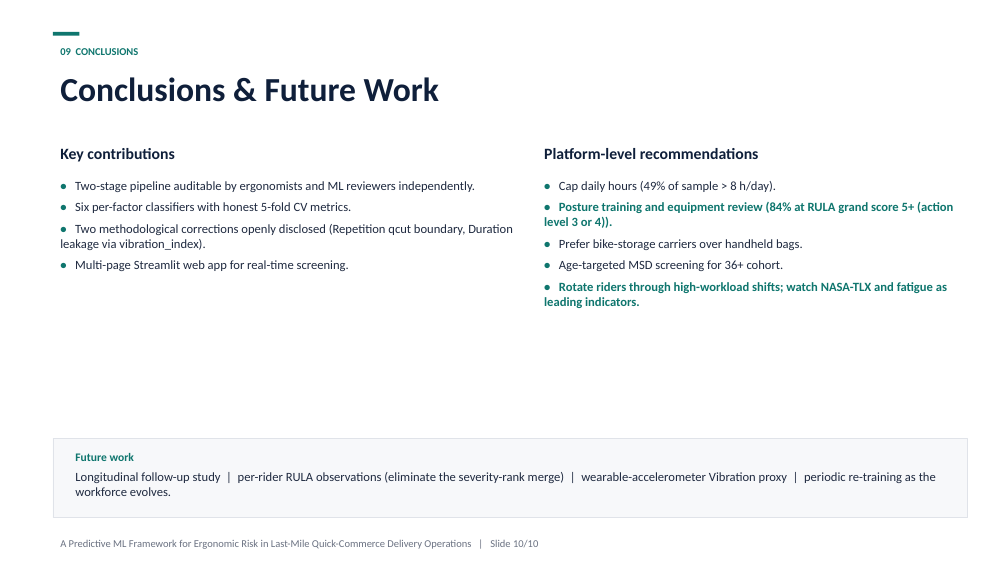
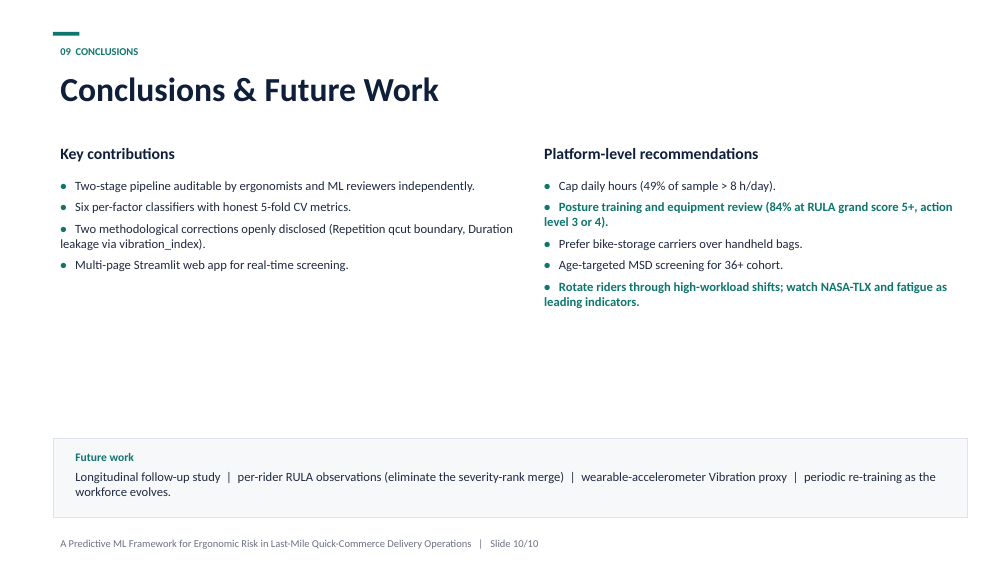
Before and after one commit to AilaVishnu/ergonomic-risk-factor-prediction, a slide deck: slide 10 of deck/Review_Presentation.pptx. Drawn at 1008x567 pixels with LibreOffice and Linux fonts; fonts in the diff are those of the drawing. Boxes give left, top, right and bottom in pixels: in the first picture for what was removed or moved away, otherwise in the second. Text is boxed around its words. In the diff, an @@ line names an element or a change of style, - is before the commit and + after.

```diff
--- a/deck/Review_Presentation.pptx
+++ b/deck/Review_Presentation.pptx
@@ text at [544,202,952,228]: text changed @@
-• Posture training and equipment review (84% at RULA grand score 5+ (action level 3 or 4)).
+• Posture training and equipment review (84% at RULA grand score 5+, action level 3 or 4).
```
Also in this commit, not shown: 1 other slide changed.
